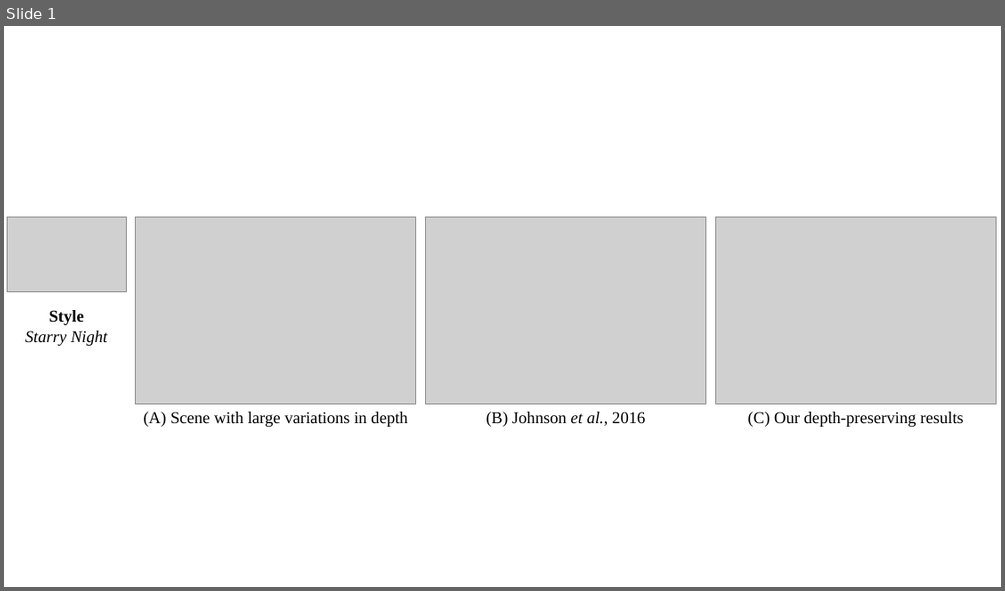
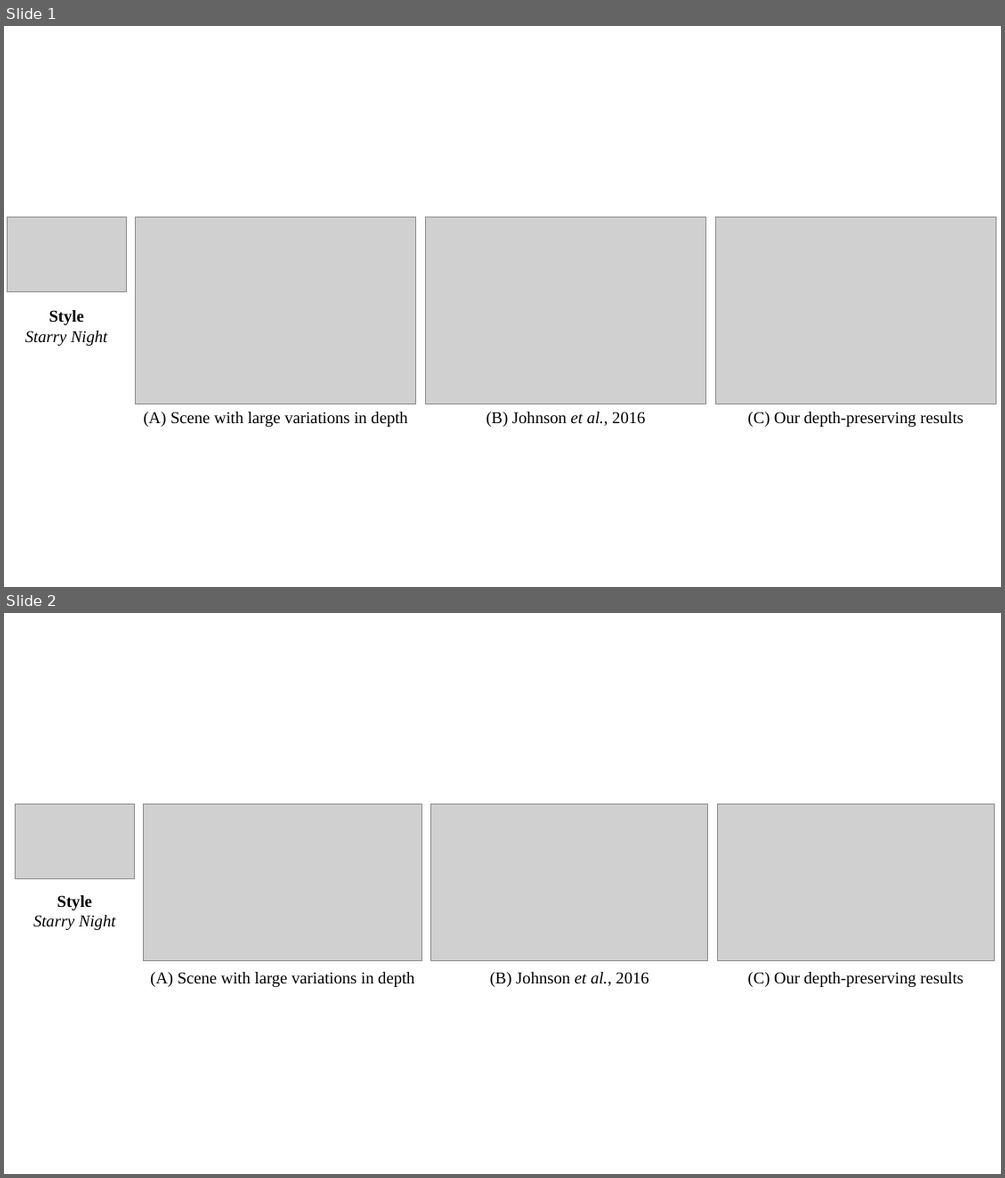
Before and after one commit to xiumingzhang/depth-preserving-neural-style-transfer, a slide deck: report/results/teaser.pptx. Shown one above the other, each under a label of ours: slide 1 before the commit, slides 1 and 2 after it. The pictures are 1005x591 and 1005x1178 pixels, drawn with LibreOffice and Linux fonts; fonts in the diff are those of the drawing; grey boxes stand for pictures. Boxes give left, top, right and bottom in pixels: in the first picture for what was removed or moved away, otherwise in the second. Text is boxed around its words. In the diff, an @@ line names an element or a change of style, - is before the commit and + after.

```diff
--- a/report/results/teaser.pptx
+++ b/report/results/teaser.pptx
@@ slide 2 added at <box>4,613,1001,1174</box>, background #FFFFFF @@
@@ picture added at <box>15,803,134,878</box> @@
@@ picture added at <box>144,803,422,961</box> @@
@@ picture added at <box>431,803,708,961</box> @@
@@ picture added at <box>718,803,995,961</box> @@
@@ text added at <box>33,895,115,930</box>, 16 pt, text #000000, italic @@
+Style
+Starry Night
@@ text added at <box>150,972,414,987</box>, 16 pt, text #000000 @@
+(A) Scene with large variations in depth
@@ text added at <box>490,972,648,987</box>, 16 pt, text #000000 @@
+(B) Johnson et al., 2016
@@ text added at <box>748,972,963,987</box>, 16 pt, text #000000 @@
+(C) Our depth-preserving results
```
Also in this commit, not shown: 4 other files.
